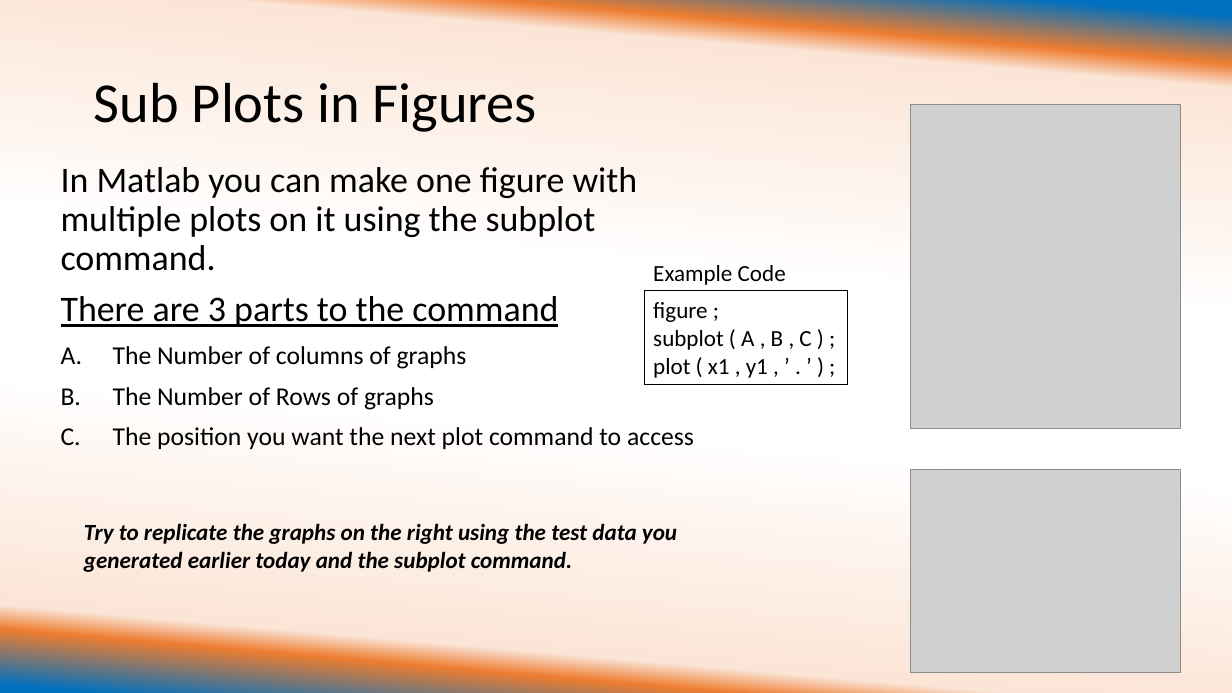
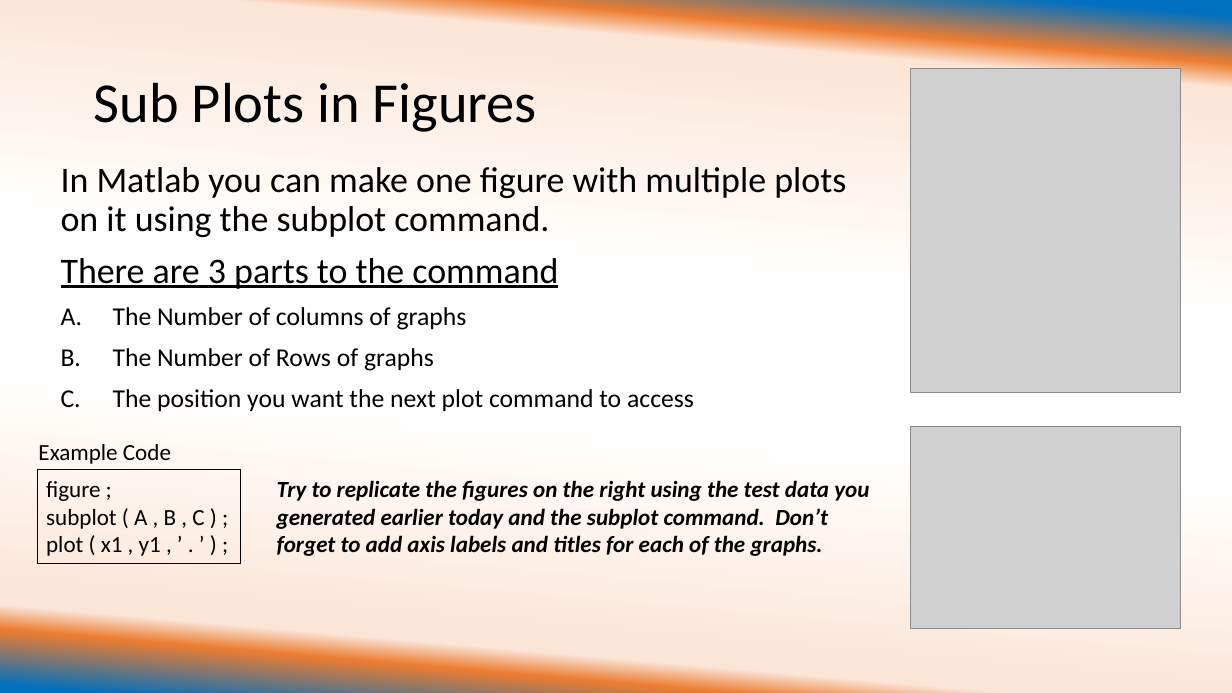
Before and after one commit to ehuemill/Intro-to-Matlab, a slide deck: slide 7 of Day 2 of Crash Course/University of Illinois REU Introduction to Matlab Day 2 with examples.pptx. Drawn at 1232x693 pixels with LibreOffice and Linux fonts; fonts in the diff are those of the drawing; grey boxes stand for pictures. Boxes give left, top, right and bottom in pixels: in the first picture for what was removed or moved away, otherwise in the second. Text is boxed around its words. In the diff, an @@ line names an element or a change of style, - is before the commit and + after.

Commit message:
Reorganized Plot and Subplot Stuff.  Also added code for fitting

```diff
--- a/Day 2 of Crash Course/University of Illinois REU Introduction to Matlab Day 2 with examples.pptx
+++ b/Day 2 of Crash Course/University of Illinois REU Introduction to Matlab Day 2 with examples.pptx
@@ picture: place and size @@
-picture at (910, 104, 1181, 429)
+picture at (910, 69, 1181, 394)
@@ text "In Matlab you can make ..." rewrapped from (61, 167, 694, 449) to (61, 167, 846, 411) @@
@@ text "Example Code": place and size @@
-text "Example Code" at (653, 265, 786, 285)
+text "Example Code" at (38, 444, 171, 464)
@@ picture: place and size @@
-picture at (910, 470, 1181, 674)
+picture at (910, 426, 1181, 629)
@@ rectangle "figure ;": place and size @@
-rectangle "figure ;" at (644, 291, 848, 384)
+rectangle "figure ;" at (37, 470, 241, 564)
@@ text at (277, 480, 869, 556): text changed @@
-Try to replicate the graphs on the right using the test data you generated earlier today and the subplot command.
+Try to replicate the figures on the right using the test data you generated earlier today and the subplot command. Don’t forget to add axis labels and titles for each of the graphs.
```
Also in this commit, not shown: 1 other slide changed, 2 slides added.
